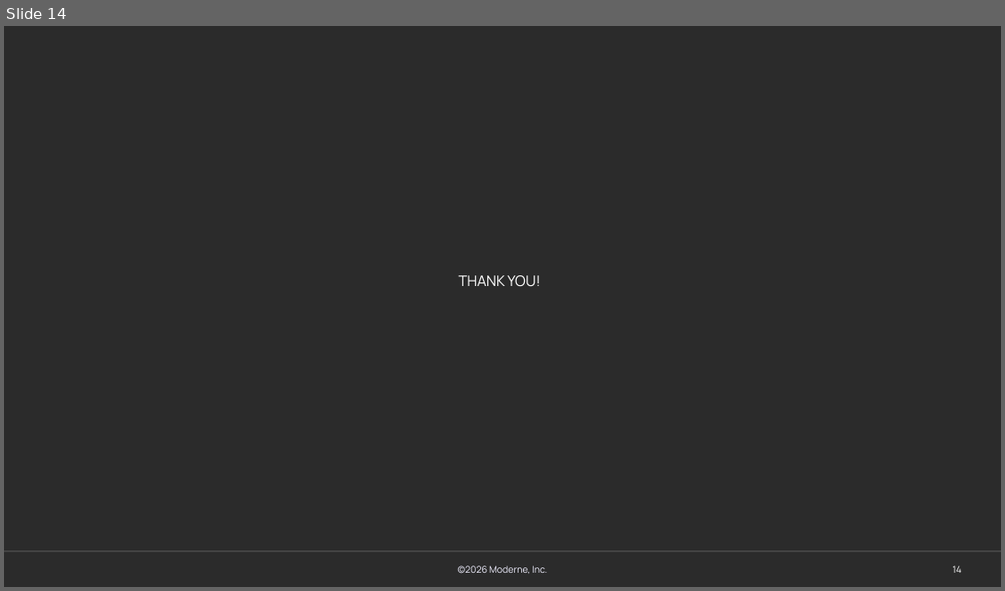
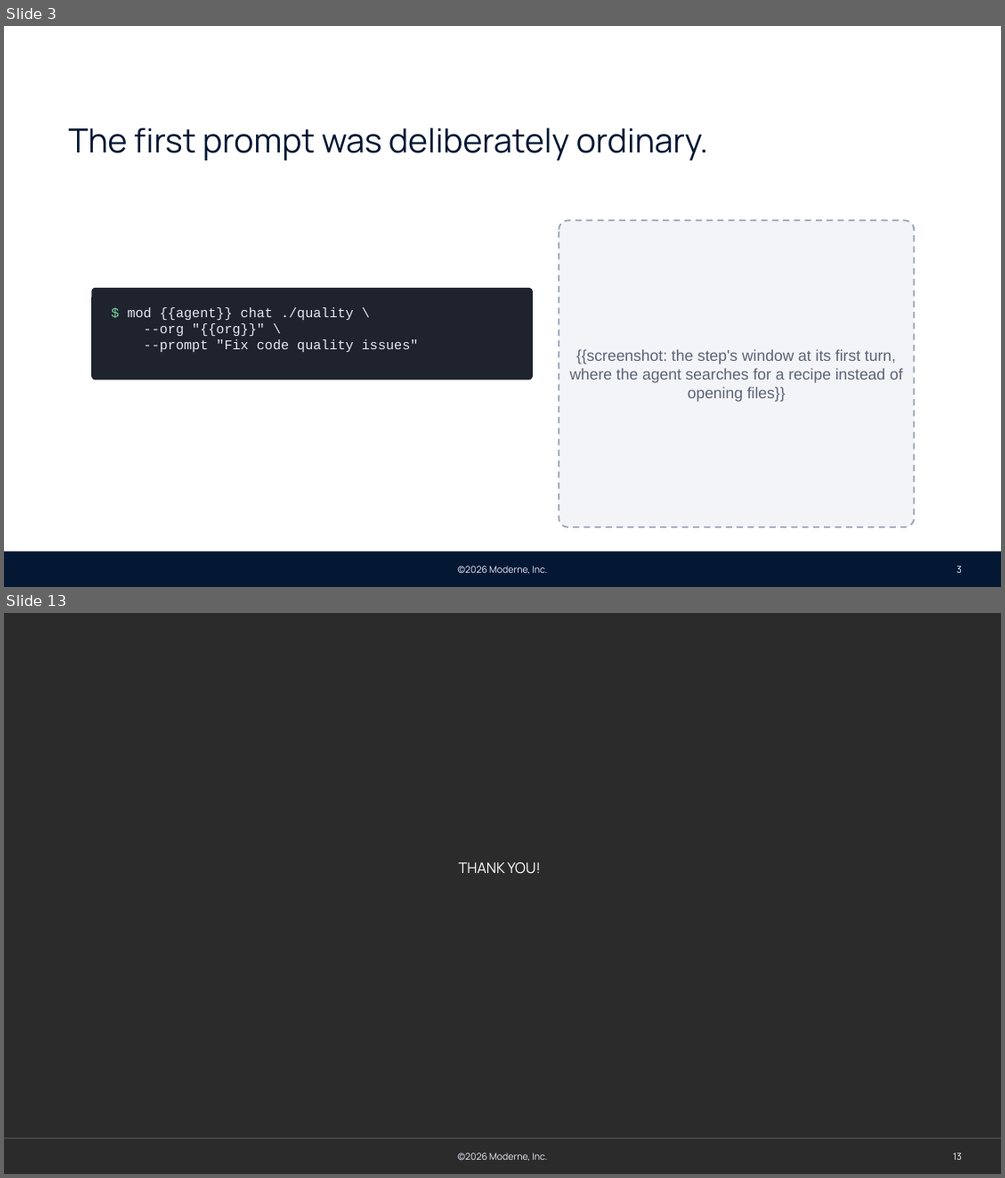
Before and after one commit to moderneinc/moderne-docs, a slide deck: static/decks/moderne-pov.pptx. Shown one above the other, each under a label of ours: slide 14 before the commit, slides 3 and 13 after it; the slides between them are not shown. The pictures are 1005x591 and 1005x1178 pixels, drawn with LibreOffice and Linux fonts; fonts in the diff are those of the drawing; background and template pictures are left out; a plain dark background stands for a picture behind light text. Boxes give left, top, right and bottom in pixels: in the first picture for what was removed or moved away, otherwise in the second. Text is boxed around its words. In the diff, an @@ line names an element or a change of style, - is before the commit and + after.

Commit message:
Tell the proof of value as a story of prompts, in windows you can watch, with or without a tenant
The deck is now the script: each slide's command is a step the session runs as a session of its own in a terminal window, from an ordinary fix-code-quality prompt to the same prompt as a standing factory, a migration, a vulnerability watch and a data-flow question, closing on the recipes the agent wrote. A step ends by writing board/<step>.md, which the outer session waits for, so no step needs --unattended. The page and the picker also cover a CLI with no tenant, where the repositories are synced to the machine and --org is left off.

```diff
--- a/static/decks/moderne-pov.pptx
+++ b/static/decks/moderne-pov.pptx
@@ slide 3 added at [4,26,1001,587], background #FFFFFF; not listed: 2 template elements that a slide beside it also shows @@
@@ text added at [68,127,708,160], 32 pt, text #041834 @@
+The first prompt was deliberately ordinary.
@@ rounded rectangle added at [558,220,914,527], fill #F2F4F8, outline #9AA3B5 1.5 pt dashed, 15 pt, text #5B6375 @@
+{{screenshot: the step's window at its first turn, where the agent searches for a recipe instead of opening files}}
@@ rounded rectangle added at [91,288,533,379], fill #1E232E, 13 pt, text #E6E9EF @@
+$ mod {{agent}} chat ./quality \
+--org "{{org}}" \
+--prompt "Fix code quality issues"
@@ rectangle added at [4,551,1001,587], fill #041834 @@
@@ page number added at [956,565,962,572], 9 pt, text #FFFFFF @@
+3
@@ what was slide 14 is now slide 13 @@
@@ page number at [953,1152,962,1159]: text changed @@
-14
+13
```
Also in this commit, not shown: 6 slides changed, 5 other slides added, 7 slides removed, 3 other files.
